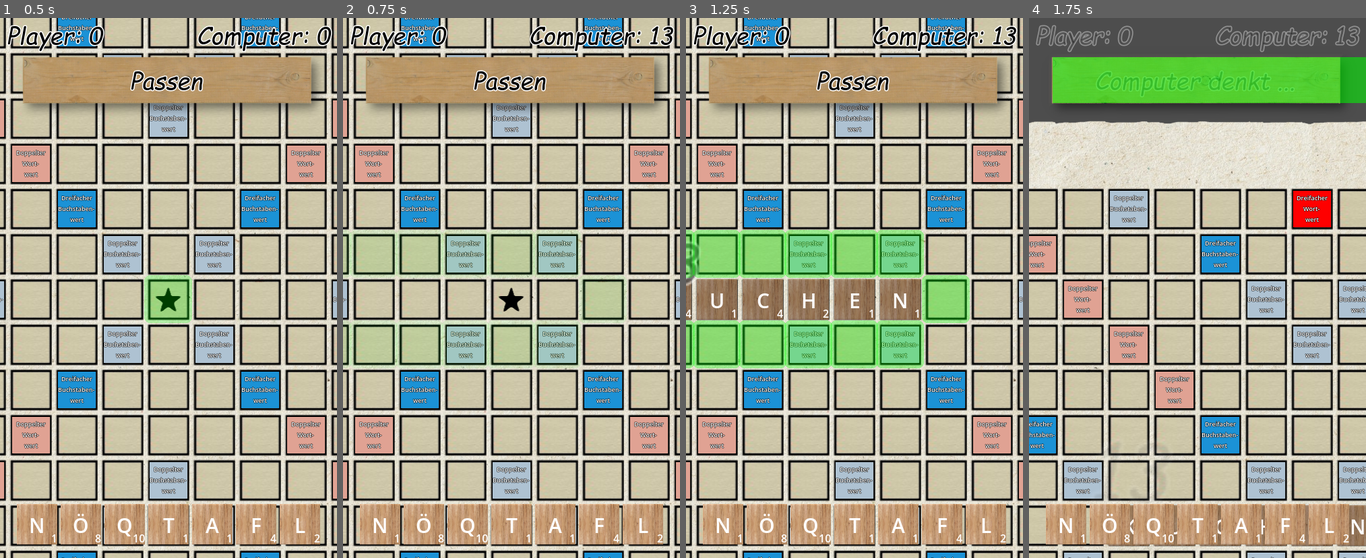
Above: before the commit, frames 1-4 (left to right).
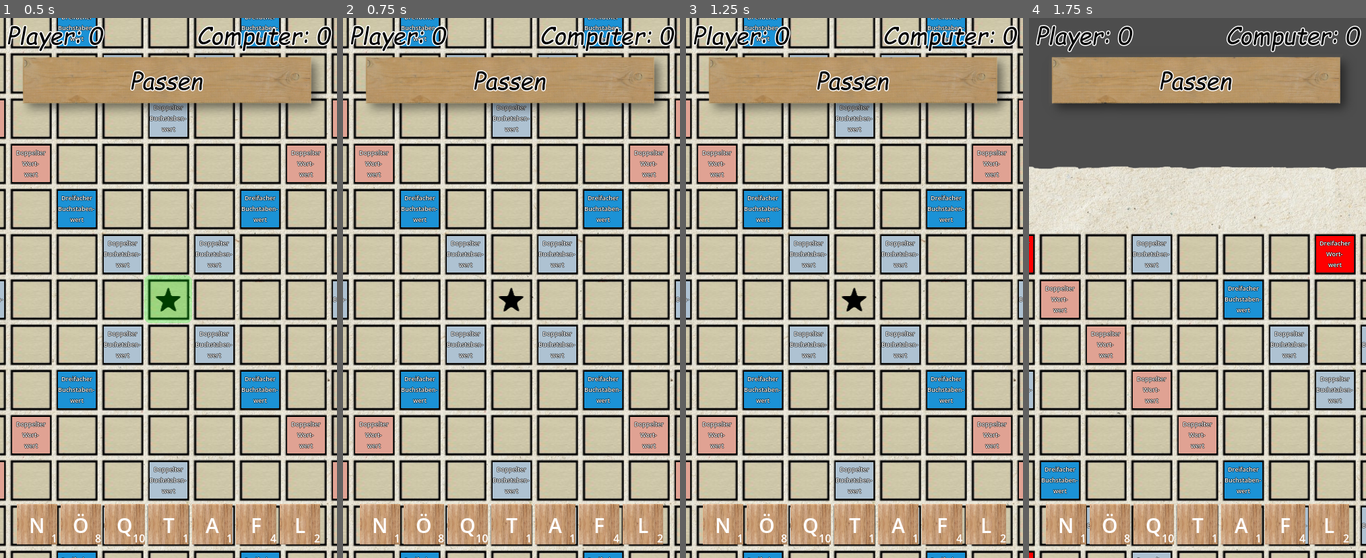
Above: after the commit, the same moments.

Repository: schaefchenaufderweide/scrabble
Game: Godot game, scene res://scenes/Main.tscn
Two runs of this game, one before a commit and one after it. Both use one fixed random seed, a clock stepped at 60 frames per second and the inputs below.
Inputs (mouse positions are in pixels of both pictures, inside the frame that each line leads up to):
- Up to frame 1 (0.5 s): no input
- Up to frame 2 (0.75 s): click "Passen" at 0.5 s
- Up to frame 3 (1.25 s): no input
- Up to frame 4 (1.75 s): tap Enter at 1.25 s; drag from (1059, 28) to (1197, 298) at 1.27 s

Frame 1 is identical in both runs. In frame 2, 1.4% of the frame differs, in the area x 0-99%, y 1-65%; in frame 3, 19%; in frame 4, 55%, in the area x 0-100%, y 1-100%.
Error before the commit: Invalid access of index '0' on a base object of type: 'Array'. (res://scripts/computerzug.gd:501)

Commit message:
0.63 korrektes berechnen der punkte ... versuch, punktelabels zu erstellen - frage: besser doch nur einmal oder überhaupt nur besonderes?

Diff:
--- a/scripts/computerzug.gd
+++ b/scripts/computerzug.gd
@@ -21,7 +21,7 @@
 	computerdenkt_fortschrittanzeige.visible = false
 
 func restart():
-	print("restart computerzug")
+	#print("restart computerzug")
 	moegliche_woerter = []
 	computerdenkt_fortschrittanzeige.visible = true
 	aktiv = true
@@ -31,10 +31,7 @@
 	zu_pruefende_spalten = []
 
 
-	if not global_concepts.get_belegte_felder(false):
-		global_concepts.brett_ist_leer = true
-	else:
-		global_concepts.brett_ist_leer = false
+
 
 
 	for all_feld in belegte_felder:
@@ -50,6 +47,10 @@
 	computer_buchstaben = global_concepts.computer.get_buchstaben()
 	computer_buchstaben.sort()
 	belegte_felder = global_concepts.get_belegte_felder(false)
+	if not belegte_felder:
+		global_concepts.brett_ist_leer = true
+	else:
+		global_concepts.brett_ist_leer = false
 
 	var word_array_lst = get_word_array(belegte_felder)
 	word_array_waagrecht = word_array_lst[0]
@@ -339,70 +340,81 @@
 	woerter.sort_custom(func(a, b): return a[1] > b[1])
 	return woerter
 
-func test_moegliches_wort_auf_querschlaeger_und_get_punkte(wort_dict, belegte_felder):
+func test_moegliches_wort_und_get_punkte_und_get_punkte_labels(wort_dict, belegte_felder):
 	"""
 	hier wird geprüft, ob die wörter tatsächlich so gelegt werden können
-	ist seitlich bzw. ober-unterhalb des probeweise gelegten buchstabens ein bereits gelegter buchstabe?
-	dann schauen, ob gültiges wort
-	die legerichtung ist bereits überprüft! es geht nur um "querschläger"
 	außerdem werden die punkte ermittelt
 	"""
 
 	# TODO! DIE PUNKTEABRECHNUNG FÜR COMPUTER STIMMT NICHT! Es werden auch Querwörter gezählt, die nichts Neues haben! Mach es so wie bei Player punktezählen!
 	# TODO außerdem sollte abrechnung und prüfen getrennt werden!
-	var moegliche_punkte = 0
-	var wort_wert_bonus_faktor = 1
+	#var punkte = 0
+	#var wort_wert_bonus_faktor = 1
 	var wort = wort_dict[0]
 	var zu_legende_buchstaben_dict = wort_dict[1]
-	var richtung = wort_dict[2]
-
-	var abrechnen_bereits_gelegtes_wort = wort
+	#var richtung = wort_dict[2]
+
+	#var abrechnen_bereits_gelegtes_wort = wort
 	var alle_buchstaben_gelegt_bonus
 	if len(zu_legende_buchstaben_dict) == GlobalGameSettings.anzahl_steine_pro_hand:
 		alle_buchstaben_gelegt_bonus = 50
 	else:
 		alle_buchstaben_gelegt_bonus = 0
 
-	for feld in zu_legende_buchstaben_dict:
-		var buchstaben_wert_bonus_faktor = 1
-		var buchstabe = zu_legende_buchstaben_dict[feld]
-		if not global_concepts.brett_ist_leer:
-			var querrichtung = [richtung[1], richtung[0]]
-			var querwort_pruefung_ergebnis = check_querwort_okay(feld, querrichtung, buchstabe, belegte_felder)
-			var ergebnis_okay = querwort_pruefung_ergebnis[0]
-			var zusatzpunkte = querwort_pruefung_ergebnis[1]
-
-			if not ergebnis_okay:
-				return [false, 0]
-			else:
-				moegliche_punkte += zusatzpunkte
-				#print("zusatzpunkte querwort ", zusatzpunkte)
-
-		if feld in GlobalGameSettings.spezialfelder["dreifacher Wortwert"]:
-			wort_wert_bonus_faktor = 3
-			print("Wort x 3", feld)
-		elif feld in GlobalGameSettings.spezialfelder["doppelter Wortwert"]:
-			wort_wert_bonus_faktor = 2
-			print("Wort x 2", feld)
-		if feld in GlobalGameSettings.spezialfelder["dreifacher Buchstabenwert"]:
-			buchstaben_wert_bonus_faktor = 3
-			print("Buchstabe x 3", feld)
-		elif feld in GlobalGameSettings.spezialfelder["doppelter Wortwert"]:
-			buchstaben_wert_bonus_faktor = 2
-			print("Buchstabe x 2", feld)
-
-		moegliche_punkte += GlobalGameSettings.spielsteine_start[buchstabe]["Wert"] * buchstaben_wert_bonus_faktor + alle_buchstaben_gelegt_bonus
-		print("punkte für ", buchstabe, " :", GlobalGameSettings.spielsteine_start[buchstabe]["Wert"] * buchstaben_wert_bonus_faktor)
-		abrechnen_bereits_gelegtes_wort = replace_first_occurance(abrechnen_bereits_gelegtes_wort, buchstabe)
-
-	for abr_buchstabe in abrechnen_bereits_gelegtes_wort:
-		moegliche_punkte += GlobalGameSettings.spielsteine_start[abr_buchstabe]["Wert"]
-		print("punkte für bereits gelegten buchstaben ", abr_buchstabe, " :", GlobalGameSettings.spielsteine_start[abr_buchstabe]["Wert"])
-	moegliche_punkte *= wort_wert_bonus_faktor
-
-
-
-	return [true, moegliche_punkte]
+	var alle_woerter = global_concepts.read_gelegte_woerter(zu_legende_buchstaben_dict)
+	if not global_concepts.is_zug_gueltig(true, alle_woerter):
+		return [false, 0, null]
+
+	#var frisch_gelegte_felder = global_concepts.get_belegte_felder(true)
+	var ergebnis = global_concepts.get_punkte(alle_woerter, zu_legende_buchstaben_dict.keys())
+	var punkte = ergebnis[0]
+	var new_punkte_labels = ergebnis[1]
+	#print(wort, " würde ", punkte, " bringen")
+	return [true, punkte, new_punkte_labels]
+	#for feld in zu_legende_buchstaben_dict:
+		#var buchstaben_wert_bonus_faktor = 1
+		#var buchstabe = zu_legende_buchstaben_dict[feld]
+		#if not global_concepts.brett_ist_leer:
+			#var querrichtung = [richtung[1], richtung[0]]
+			#var ergebnis = check_querwort_okay(feld, querrichtung, buchstabe, belegte_felder, zu_legende_buchstaben_dict)
+			#
+			#if not ergebnis[0]:
+				#return [false, 0]
+			#
+			#else:
+				#var zusatz_woerter_gelegt = ergebnis[1]
+				#var alle_woerter = [wort] + zusatz_woerter_gelegt + global_concepts.read_gelegte_woerter()
+				#
+				#var frisch_gelegte_felder = global_concepts.get_belegte_felder(true)
+				#punkte = global_concepts.get_punkte_player(alle_woerter, frisch_gelegte_felder)
+				###print("zusatzpunkte querwort ", zusatzpunkte)
+	#return [true, punkte]
+			##
+		#if feld in GlobalGameSettings.spezialfelder["dreifacher Wortwert"]:
+			#wort_wert_bonus_faktor = 3
+			#print("Wort x 3", feld)
+		#elif feld in GlobalGameSettings.spezialfelder["doppelter Wortwert"]:
+			#wort_wert_bonus_faktor = 2
+			#print("Wort x 2", feld)
+		#if feld in GlobalGameSettings.spezialfelder["dreifacher Buchstabenwert"]:
+			#buchstaben_wert_bonus_faktor = 3
+			#print("Buchstabe x 3", feld)
+		#elif feld in GlobalGameSettings.spezialfelder["doppelter Wortwert"]:
+			#buchstaben_wert_bonus_faktor = 2
+			#print("Buchstabe x 2", feld)
+		#
+		#moegliche_punkte += GlobalGameSettings.spielsteine_start[buchstabe]["Wert"] * buchstaben_wert_bonus_faktor + alle_buchstaben_gelegt_bonus
+		#print("punkte für ", buchstabe, " :", GlobalGameSettings.spielsteine_start[buchstabe]["Wert"] * buchstaben_wert_bonus_faktor)
+		#abrechnen_bereits_gelegtes_wort = replace_first_occurance(abrechnen_bereits_gelegtes_wort, buchstabe)
+	#
+	#for abr_buchstabe in abrechnen_bereits_gelegtes_wort:
+		#moegliche_punkte += GlobalGameSettings.spielsteine_start[abr_buchstabe]["Wert"]
+		#print("punkte für bereits gelegten buchstaben ", abr_buchstabe, " :", GlobalGameSettings.spielsteine_start[abr_buchstabe]["Wert"])
+	#moegliche_punkte *= wort_wert_bonus_faktor
+
+
+
+	#return [true, moegliche_punkte]
 
 func replace_first_occurance(wort, buchstabe):
 	var index = wort.find(buchstabe)
@@ -411,15 +423,19 @@
 	return wort
 
 
-func check_querwort_okay(feld, querrichtung, buchstabe, belegte_felder):
+func check_querwort_okay(feld, querrichtung, buchstabe, belegte_felder, zu_legende_buchstaben_dict):
 
 	var new_wort = buchstabe
-
+	var zusatzwoerter = []
+	var wort_is_new = false
 	for vor_zurueck in [[querrichtung[0] * -1, querrichtung[1] * -1], [querrichtung[0], querrichtung[1]]]:
 
 		var distance = 1
+
 		while true:
 			var checkfeld = [feld[0] + vor_zurueck[0] * distance, feld[1] + vor_zurueck[1] * distance]
+			if checkfeld in zu_legende_buchstaben_dict:
+				wort_is_new = true
 			var new_buchstabe = belegte_felder.get(checkfeld)
 			if not new_buchstabe:
 				break
@@ -431,16 +447,17 @@
 
 	if len(new_wort) <= 1 or new_wort in global_concepts.wortliste_dict:
 		# wort kann geschrieben werden
-		var zusatzpunkte = 0
-
-		if len(new_wort) > 1:
-			for abr_buchst in new_wort:
-				zusatzpunkte += GlobalGameSettings.spielsteine_start[abr_buchst]["Wert"]
-
-		return [true, zusatzpunkte]
+		#var zusatzpunkte = 0
+		#
+		if len(new_wort) > 1 and wort_is_new:
+			zusatzwoerter.append(new_wort)
+			#for abr_buchst in new_wort:
+				#zusatzpunkte += GlobalGameSettings.spielsteine_start[abr_buchst]["Wert"]
+		#
+		return [true, zusatzwoerter]
 	else:
 		# wort kann nicht geschrieben werden
-		return [false, 0]
+		return [false, zusatzwoerter]
 
 
 func hat_alle_buchstaben(fehlende_buchstaben, computer_buchstaben):
@@ -483,12 +500,13 @@
 	for pruefwort_lst in moegliche_woerter:
 		#print("prüfe ", pruefwort, " aus moeglichen wortern auf querwortprobleme")
 		assert(pruefwort_lst[0] in global_concepts.wortliste_dict, "FEHLER, Wort nicht in Liste!")
-		var ergebnis_test = test_moegliches_wort_auf_querschlaeger_und_get_punkte(pruefwort_lst, belegte_felder)
+		var ergebnis_test = test_moegliches_wort_und_get_punkte_und_get_punkte_labels(pruefwort_lst, belegte_felder)
 		var allowed = ergebnis_test[0]
 
 		var punkte = ergebnis_test[1]
+		var new_punkte_labels = ergebnis_test[2]
 		if allowed:
-			erlaubte_woerter.append([pruefwort_lst, punkte])
+			erlaubte_woerter.append([pruefwort_lst, punkte, new_punkte_labels])
 			#print("erlaubt: ", [pruefwort, punkte])
 		#else:
 			#print("nicht erlaubt: ", [pruefwort, punkte])
@@ -498,14 +516,21 @@
 	#print("bestes wort ", sort_erlaubte_woerter[0])
 
 	#print("computer steine vor legen: ", computer_buchstaben)
-	lege_steine(sort_erlaubte_woerter[0])
-	var punkte = sort_erlaubte_woerter[0][1]
-	var first_feld = sort_erlaubte_woerter[0][0][1].keys()[0]
-	global_concepts.create_punkte_label(first_feld, punkte)
-	global_concepts.computer.punkte += punkte
-	print("Computer erhält ", punkte, " Punkte für ", sort_erlaubte_woerter[0][0])
-	#create_punkte_label(frisch_gelegte_felder[0], punkte)
-	#global_concepts.computer.ziehe_steine()
+	if not sort_erlaubte_woerter:
+		print("Computer passt ...")
+
+	else:
+		lege_steine(sort_erlaubte_woerter[0])
+		var punkte = sort_erlaubte_woerter[0][1]
+		var new_punkte_labels = sort_erlaubte_woerter[0][2]
+		for lab in new_punkte_labels:
+			global_concepts.punkte_labels[lab] = new_punkte_labels[lab]
+
+		#var first_feld = sort_erlaubte_woerter[0][0][1].keys()[0]
+		#global_concepts.create_punkte_label(first_feld, punkte)
+		global_concepts.computer.punkte += punkte
+		#print("Computer erhält ", punkte, " Punkte für ", sort_erlaubte_woerter[0][0])
+
 	aktiv = false
 	global_concepts.change_an_der_reihe()
 
--- a/scripts/global_concepts.gd
+++ b/scripts/global_concepts.gd
@@ -24,7 +24,8 @@
 
 @onready var screen_size = get_viewport().size
 
-var punkte_tweens = {}
+var punkte_labels = {}
+#var punkte_labels_tweens = {}
 
 var brett_ist_leer
 var dragged_stein = null
@@ -159,10 +160,15 @@
 		#print("frisch belegte felder: ", frisch_belegte_felder)
 		return frisch_belegte_felder
 
-func read_gelegte_woerter():
+func read_gelegte_woerter(computerzug_zu_testende_buchstaben):
 
 	var belegte_felder = get_belegte_felder(false)
 	var frisch_gelegte_felder = get_belegte_felder(true)
+
+	for feld in computerzug_zu_testende_buchstaben:
+		frisch_gelegte_felder.append(feld)
+		belegte_felder[feld] = computerzug_zu_testende_buchstaben[feld]
+
 	#var new_words = []
 	var alle_woerter = []
 
@@ -194,8 +200,10 @@
 						feld = [stelle_fix, stelle_variabel]
 				if len(new_word) > 1:
 					if is_new_word:
+						#print(new_word, " ist beim readen als neues wort erkannt worden!")
 						alle_woerter.append([new_word, buchstaben_dict, true])
 					else:
+						#print(new_word, " ist beim readen als altes wort erkannt worden!")
 						alle_woerter.append([new_word, buchstaben_dict, false])
 				stelle_variabel += 1
 
@@ -409,18 +417,23 @@
 
 	var frisch_gelegt = get_belegte_felder(true)
 	var allowed_felder = get_allowed_spielfelder()
-	var gelegte_woerter = read_gelegte_woerter()
+	var gelegte_woerter = read_gelegte_woerter([])
 
 	if zug_beenden_button_label.text == "Steine tauschen":
 		assert(not frisch_gelegt)
 		player.steine_tauschen()
 	else:
-		player_zug_erlaubt = is_player_zug_gueltig(allowed_felder, gelegte_woerter)
+		player_zug_erlaubt = is_zug_gueltig(allowed_felder, gelegte_woerter)
 
 	update_spielbrett(player_zug_erlaubt)
 
 	if player_zug_erlaubt:
-		player.punkte += get_punkte_player(gelegte_woerter, frisch_gelegt)
+		var ergebnis = get_punkte(gelegte_woerter, frisch_gelegt)
+		var new_punkte = ergebnis[0]
+		var new_labels = ergebnis[1]
+		player.punkte += new_punkte
+		for lab in new_labels:
+			punkte_labels[lab] = new_labels[lab]
 
 		change_an_der_reihe()
 	else:
@@ -428,95 +441,107 @@
 		set_allowed_spielfelder(allowed_felder)
 
 
-func get_punkte_player(gelegte_woerter, frisch_gelegte_felder):
+func get_punkte(gelegte_woerter, frisch_gelegte_felder):
+	# TODO: GEFÄLLT MIR DAS MIT DEN PUNKTELABELS? VIELLEICHT NUR EINES PRO WORT? ODER NUR BEI BESONDEREN IN DER MITTE?
+
 	var neue_woerter = []
-	# gd script kennt wohl keine list comprehension!
-
-	var punkte_fuer_bereits_gelegte_felder = 0
+
 	for wort_lst in gelegte_woerter:
 		var is_new = wort_lst[2]
 		if is_new:
+			#print(wort_lst[0], " ist neu!")
 			neue_woerter.append(wort_lst)
-			# abrechnung für bereits gelegte felder
-			var buchstaben_dict = wort_lst[1]
-			for feld in buchstaben_dict:
-				if not feld in frisch_gelegte_felder:
-					var buchstabe = buchstaben_dict[feld]
-					punkte_fuer_bereits_gelegte_felder += GlobalGameSettings.spielsteine_start[buchstabe]["Wert"]
-
-	#var neue_woerter_sort
 
 	if len(neue_woerter) > 1:
-		var punkte = []
+		var punkte_woerter = []
 		for wort in neue_woerter:
-			var ergebnis = get_punkte_wort(wort, [], frisch_gelegte_felder, false)
-			punkte.append(ergebnis[1])
-
-		if punkte[1] > punkte[0]:
-			neue_woerter.reverse()
-
+			var ergebnis = get_punkte_wort(wort, [], frisch_gelegte_felder)
+			punkte_woerter.append([ergebnis[1], wort])
+
+		punkte_woerter.sort_custom(func(a, b): return a[0] > b[0])
+		neue_woerter = []
+		for wort_lst in punkte_woerter:
+			neue_woerter.append(wort_lst[1])
 
 	var punkte = 0
+	var bereits_abgerechnet = []
+	var punkte_label_wort = {}
 	for wort in neue_woerter:
-		var bereits_abgerechnet = []
-		var ergebnis = get_punkte_wort(wort, bereits_abgerechnet, frisch_gelegte_felder, true)
+
+		var ergebnis = get_punkte_wort(wort, bereits_abgerechnet, frisch_gelegte_felder)
 		bereits_abgerechnet = ergebnis[0]
 		punkte += ergebnis[1]
-	print("Player erhält ", punkte + punkte_fuer_bereits_gelegte_felder, " Punkte")
-	return punkte + punkte_fuer_bereits_gelegte_felder
-
-func get_punkte_wort(wort_lst, bereits_abgerechnet, frisch_gelegte_felder, show_on_screen):
+		punkte_label_wort = ergebnis[2]
+	#print("Player erhält ", punkte + punkte_fuer_bereits_gelegte_felder, " Punkte")
+	return [punkte, punkte_label_wort]
+
+
+func get_punkte_wort(wort_lst, bereits_abgerechnet, frisch_gelegte_felder):
 	var wort_wert_bonus_faktor = 1
-	var buchstaben_wert_bonus_faktor = 1
-	var punkte = 0
+
+	var punkte_insgesamt = 0
 	var buchstaben_dict = wort_lst[1]
 	var alle_buchstaben_bonus = 0
+	var punkte_label_wort = {}
 	if len(frisch_gelegte_felder) == GlobalGameSettings.anzahl_steine_pro_hand:
 		alle_buchstaben_bonus = 50
 
 	for feld in buchstaben_dict:
 		var buchstabe = buchstaben_dict[feld]
+		var buchstaben_wert_bonus_faktor = 1
 		if feld in frisch_gelegte_felder and not feld in bereits_abgerechnet:
 			if feld in GlobalGameSettings.spezialfelder["dreifacher Wortwert"]:
 				wort_wert_bonus_faktor = 3
+				#print(feld, " ist dreifacher Wortwert")
 			elif feld in GlobalGameSettings.spezialfelder["doppelter Wortwert"]:
 				wort_wert_bonus_faktor = 2
+				#print(feld, " ist doppelter Wortwert")
 			if feld in GlobalGameSettings.spezialfelder["dreifacher Buchstabenwert"]:
 				buchstaben_wert_bonus_faktor = 3
-			elif feld in GlobalGameSettings.spezialfelder["doppelter Wortwert"]:
+				#print(feld, " ist dreifacher Buchstabenwert")
+			elif feld in GlobalGameSettings.spezialfelder["doppelter Buchstabenwert"]:
 				buchstaben_wert_bonus_faktor = 2
-
-			var new_punkte = GlobalGameSettings.spielsteine_start[buchstabe]["Wert"] * buchstaben_wert_bonus_faktor
-
-
-			punkte += new_punkte
+				#print(feld, " ist doppelter Buchstabenwert")
 			bereits_abgerechnet.append(feld)
-
-	if show_on_screen:
-		create_punkte_label(frisch_gelegte_felder[0], punkte)
-	punkte *= wort_wert_bonus_faktor + alle_buchstaben_bonus
-	return [bereits_abgerechnet, punkte]
-
-
-
-func create_punkte_label(feld, punkte):
-
-	var punkte_label_auf_stein = all_spielfelder[feld].punkte_label
-	var punkte_label_auf_stein_timer = all_spielfelder[feld].punkte_label_timer
-	punkte_label_auf_stein.visible = true
-	punkte_label_auf_stein.text = str(punkte)
-	var tween = create_tween()
-	punkte_tweens[feld] = tween
-	var max_size = 1 + punkte/4
-	var dauer = 1.5
-	tween.tween_property(punkte_label_auf_stein, "scale", Vector2(max_size, max_size), dauer)
-	tween.parallel().tween_property(punkte_label_auf_stein, "modulate:a", 0, dauer)
-	punkte_label_auf_stein_timer.wait_time = dauer
-	punkte_label_auf_stein_timer.start()
-
-
-
-func is_player_zug_gueltig(allowed_felder, gelegte_woerter):
+		var new_punkte = GlobalGameSettings.spielsteine_start[buchstabe]["Wert"] * buchstaben_wert_bonus_faktor
+		punkte_label_wort[feld] = new_punkte * wort_wert_bonus_faktor
+
+		punkte_insgesamt += new_punkte
+
+
+
+
+	punkte_insgesamt *= wort_wert_bonus_faktor + alle_buchstaben_bonus
+	#print(punkte, " punkte für ", wort_lst[0])
+	return [bereits_abgerechnet, punkte_insgesamt, punkte_label_wort]
+
+
+
+func create_new_punkte_labels():
+	print("create new punkte labels", punkte_labels)
+	for feld in punkte_labels:
+
+
+		var punkte = punkte_labels[feld]
+		if typeof(punkte) != TYPE_INT:
+			continue
+		var punkte_label_auf_stein = all_spielfelder[feld].punkte_label
+		var punkte_label_auf_stein_timer = all_spielfelder[feld].punkte_label_timer
+		punkte_label_auf_stein.visible = true
+		punkte_label_auf_stein.text = str(punkte)
+		var tween = create_tween()
+		punkte_labels[feld] = tween
+		#punkte_labels.erase(feld)
+		var max_size = 1 + punkte/4
+		var dauer = 3
+		tween.tween_property(punkte_label_auf_stein, "scale", Vector2(max_size, max_size), dauer)
+		tween.parallel().tween_property(punkte_label_auf_stein, "modulate:a", 0, dauer)
+		punkte_label_auf_stein_timer.wait_time = dauer
+		punkte_label_auf_stein_timer.start()
+
+
+
+func is_zug_gueltig(allowed_felder, gelegte_woerter):
 
 	if not allowed_felder:  # zug ungültig!
 		print("zug ungültig! falsch gelegt")
@@ -526,26 +551,31 @@
 		var wort = wort_lst[0]
 
 		if wort.strip_edges() not in wortliste_dict:
-			print(wort, " nicht in liste (weitere wurden nicht geprüft)")
+			#print(wort, " nicht in liste (weitere wurden nicht geprüft)")
 			return false
-		else:
-			print(wort, " in liste")
+		#else:
+			#print(wort, " in liste")
 	return true
 
 
 
 func change_an_der_reihe():
+
+	create_new_punkte_labels()
 	if an_der_reihe == player:  # player WAR an der reihe, wechsel zu computer
 		player.ziehe_steine()
 
-		an_der_reihe = computer
-		zug_beenden_button.disabled = true
-		zug_beenden_button_label.text = "Computer denkt ..."
-
-		animation_player.play("computer_denkt")
-		computerzug.restart()
-		#computerzug.init_word_array()
+		# DEBUG SOLO!!!
+		#an_der_reihe = computer
+		#computerzug.restart()
+		#zug_beenden_button.disabled = true
+		#zug_beenden_button_label.text = "Computer denkt ..."
+		#animation_player.play("computer_denkt")
+		#
 		player_punkte_label.text = "Player: " + str(player.punkte)
+
+
+
 	else: # computer WAR an der reihe, wechsel zu player
 		computer.ziehe_steine()
 
--- a/scripts/spielfeld.gd
+++ b/scripts/spielfeld.gd
@@ -47,6 +47,6 @@
 
 func _on_timer_timeout() -> void:
 	punkte_label.visible = false
-	global_concepts.punkte_tweens.erase(feld)
+	global_concepts.punkte_labels.erase(feld)
 
 	pass # Replace with function body.
Not shown, changed: roadmap.txt
